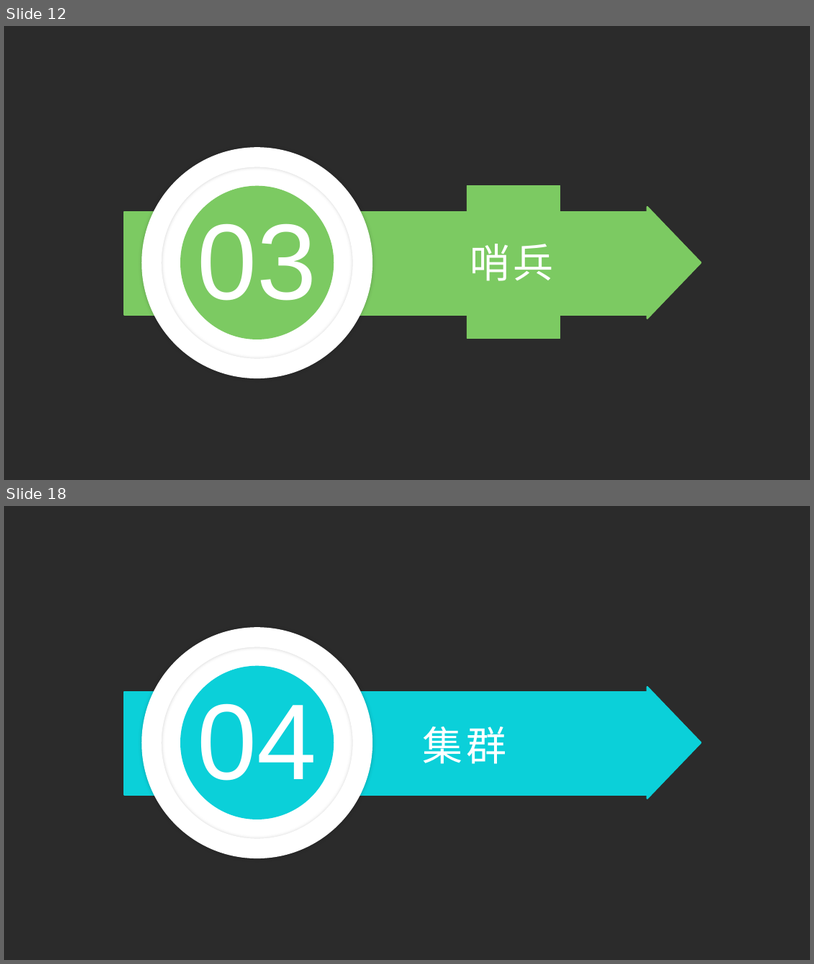
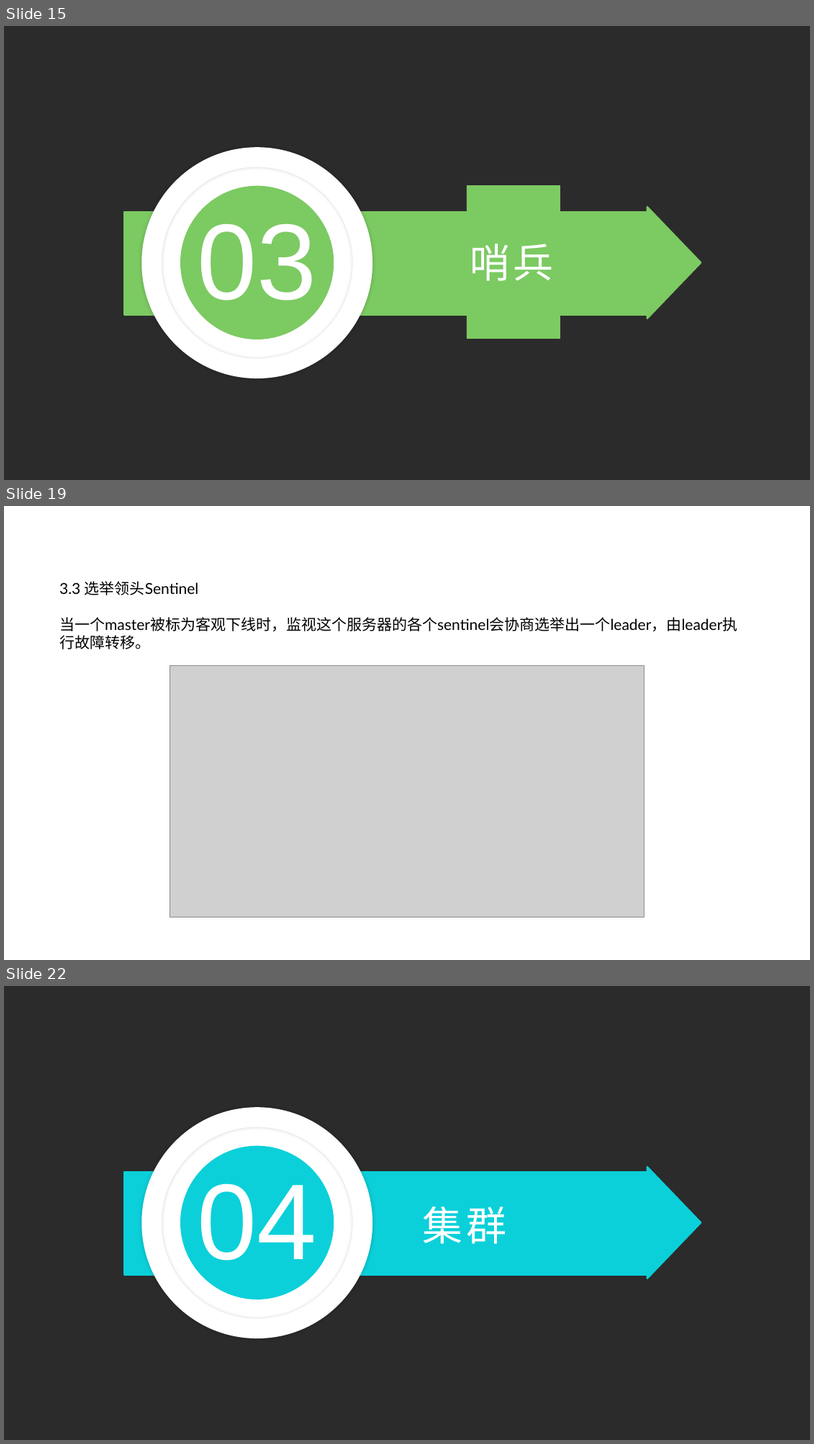
Before and after one commit to zhaozhiqiang8090/share-data, a slide deck: ppt/redis之多机数据库实现.pptx. Shown one above the other, each under a label of ours: slides 12 and 18 before the commit, slides 15, 19 and 22 after it; the slides between them are not shown. The pictures are 814x964 and 814x1444 pixels, drawn with LibreOffice and Linux fonts; fonts in the diff are those of the drawing; grey boxes stand for pictures; background and template pictures are left out; a plain dark background stands for a picture behind light text. Boxes give left, top, right and bottom in pixels: in the first picture for what was removed or moved away, otherwise in the second. Text is boxed around its words. In the diff, an @@ line names an element or a change of style, - is before the commit and + after.

```diff
--- a/ppt/redis之多机数据库实现.pptx
+++ b/ppt/redis之多机数据库实现.pptx
@@ slide 19 added at (x1=4, y1=506, x2=810, y2=960), background picture (left out) @@
@@ text added at (x1=59, y1=581, x2=738, y2=649), 18 pt, text #000000 @@
+3.3 选举领头Sentinel
+当一个master被标为客观下线时，监视这个服务器的各个sentinel会协商选举出一个leader，由leader执行故障转移。
@@ picture added at (x1=170, y1=666, x2=645, y2=917) @@
@@ what was slide 12 is now slide 15 @@
@@ what was slide 18 is now slide 22 @@
```
Also in this commit, not shown: 10 slides changed, 11 other slides added, 4 slides removed, 4 other files.
